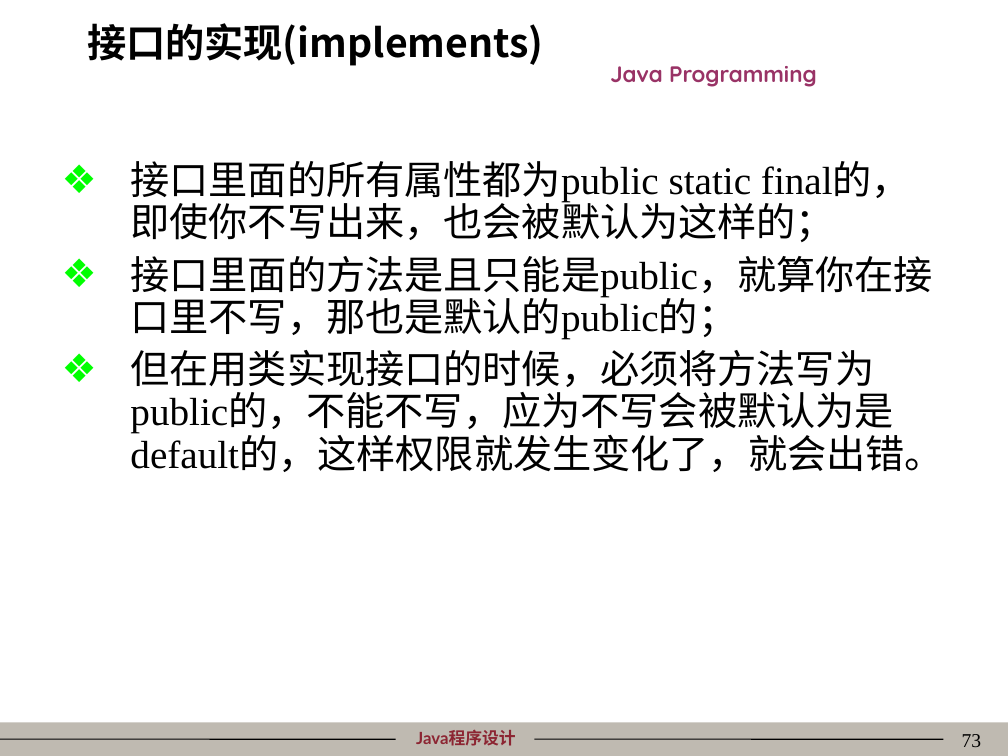
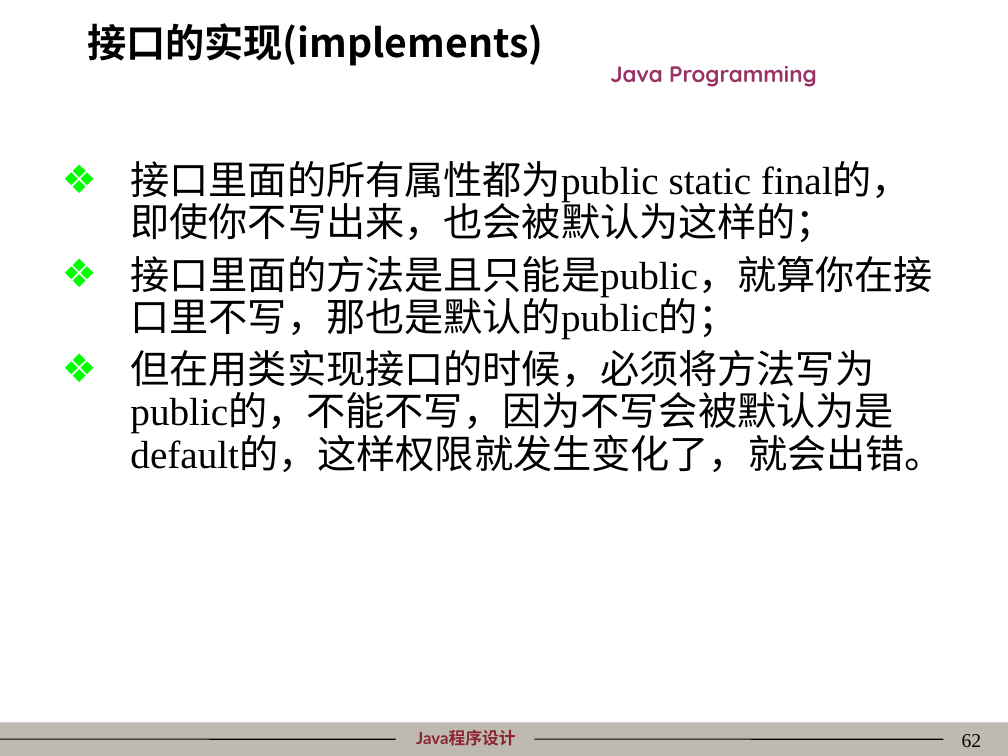
Before and after one commit to mordeky/Java, a slide deck: slide 62 of PPT/04类的封装性、继承性、多态性与接口.ppt (slide 73 before the commit). Drawn at 1008x756 pixels with LibreOffice and Linux fonts; fonts in the diff are those of the drawing; background and template pictures are left out. Boxes give left, top, right and bottom in pixels: in the first picture for what was removed or moved away, otherwise in the second. Text is boxed around its words. In the diff, an @@ line names an element or a change of style, - is before the commit and + after.

Commit message:
修正chp04的PPT, 增加了抽象类、接口、内部类的Java代码.

```diff
--- a/PPT/04类的封装性、继承性、多态性与接口.ppt
+++ b/PPT/04类的封装性、继承性、多态性与接口.ppt
@@ text at [130,350,943,472]: text changed @@
-❖ 但在用类实现接口的时候，必须将方法写为public的，不能不写，应为不写会被默认为是default的，这样权限就发生变化了，就会出错。
+❖ 但在用类实现接口的时候，必须将方法写为public的，不能不写，因为不写会被默认为是default的，这样权限就发生变化了，就会出错。
@@ page number at [962,734,982,747]: text changed @@
-73
+62
```
Also in this commit, not shown: 11 other slides changed, 3 slides added, 17 slides removed, 15 other files.
